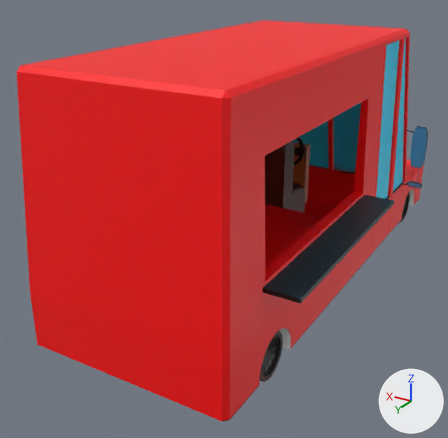
One commit to the glTF model Assets/food_truck/food_truck_v3.glb: the scene before it, then after it.
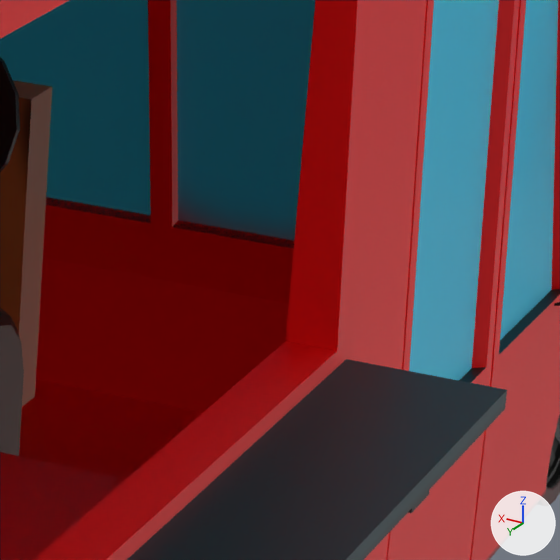
Old and new are each drawn whole from a camera (50 mm lens) standing at (-4.24, 8.66, 4.97) and looking at (0.49, 0.76, 1.02) and again close up on the part from 67% to 90% of the width and 29% to 53% of the height. Lighting does not change. The marker at lower right points along +X, +Y and +Z. Objects named as collision shapes, trigger or cutter boxes, shadow casters or lower levels of detail are left out. Where no turn or scale is listed for an object, it has been applied to the vertices. Vertices at the same position are counted once.

Before the edit, the objects in view are built like this:
```python
me_cube = bpy.data.meshes.new('Cube')
me_cube.from_pydata(...)  # 2867 vertices, 5656 faces; spans x -1.94..1.84, y -4.0..4.0, z 0.0..3.81
me_cube.materials.append(mat_material)
me_cube_001 = bpy.data.meshes.new('Cube.001')
me_cube_001.from_pydata(...)  # 256 vertices, 512 faces; spans x 5.99..6.98, y -0.29..1.36, z 0.43..2.19
me_cube_001.materials.append(mat_material_002)  # picture img_steeringwheel
ob_cube = bpy.data.objects.new('Cube', me_cube)
ob_cube.location = (0.0, 0.0, 0.0)
ob_steering_wheel = bpy.data.objects.new('Steering Wheel', me_cube_001)
ob_steering_wheel.location = (-5.816, -2.133, -0.21)
```
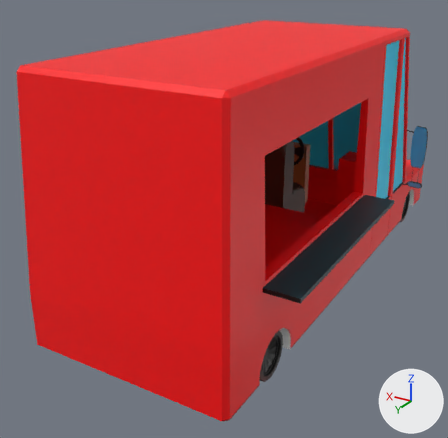
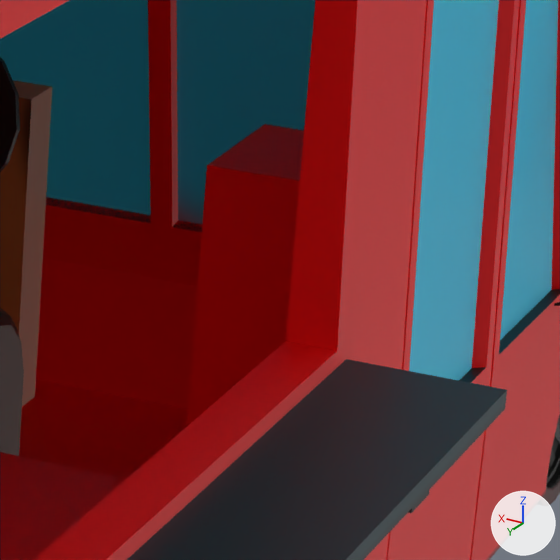
What the commit changed:
me_cube is used by ob_cube; location (0.0, 0.0, 0.0).
me_cube had 2867 vertices, 5656 faces and spanned x -1.94..1.84, y -4.0..4.0, z 0.0..3.81.
me_cube now has 2879 vertices, 5674 faces and spans x -1.94..1.84, y -4.0..4.0, z 0.0..3.81.
Part 1, on me_cube:
6 faces are deleted.
6 vertices are added at (-1.31, -1.07, 0.74), (-1.31, -1.58, 0.74), (-1.31, -1.58, 1.72), (-1.31, -1.07, 1.72), (-0.7, -2.6, 0.26), (-0.7, -0.77, 0.26).
6 new vertices lie (0.61, 0.0, 0.0) away from vertices in x -1.31, y -2.6..-0.77, z 0.74..1.72.
24 new faces join them.

Pixel boxes [x1, y1, x2, y2] of what changed, in the close-ups (560 x 560 px):
part 1 of me_cube, built on (red)
    after: [187, 124, 304, 426]
